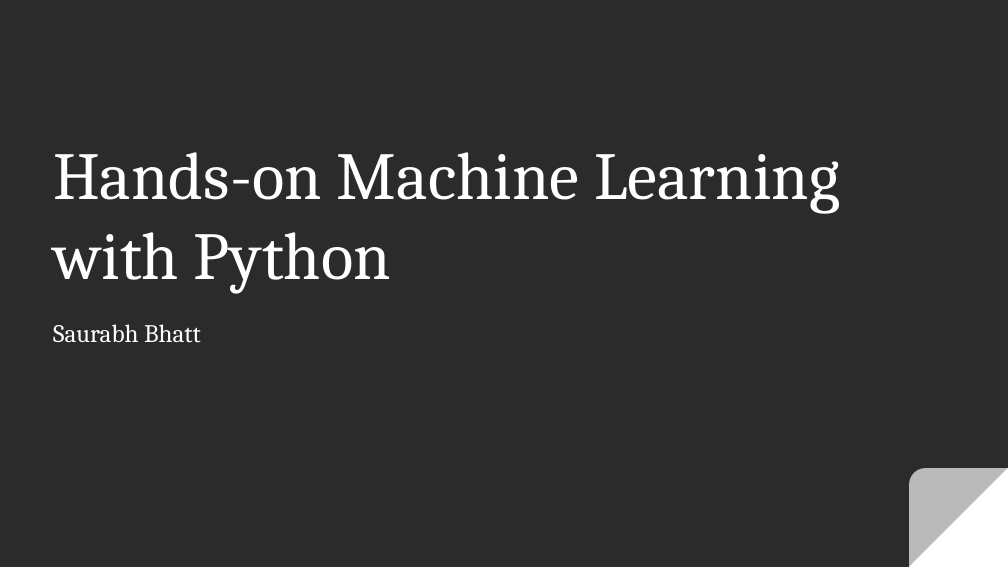
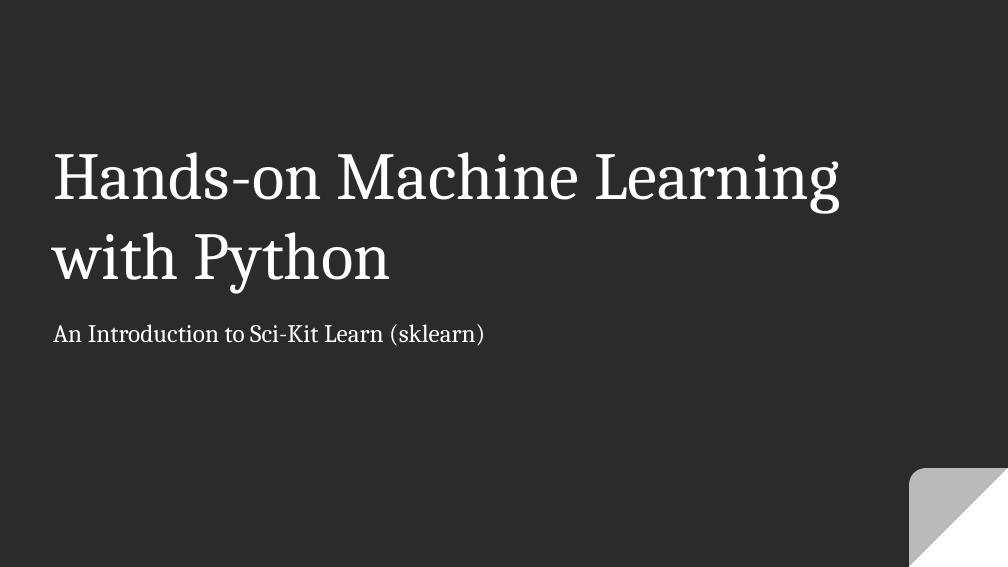
Before and after one commit to saurabhbhatt/DataGiri, a slide deck: slide 1 of Hands-on Machine Learning with Python - Datagiri.pptx. Drawn at 1008x567 pixels with LibreOffice and Linux fonts; fonts in the diff are those of the drawing; background and template pictures are left out; a plain dark background stands for a picture behind light text. Boxes give left, top, right and bottom in pixels: in the first picture for what was removed or moved away, otherwise in the second. Text is boxed around its words. In the diff, an @@ line names an element or a change of style, - is before the commit and + after.

Commit message:
Python Cheatsheets

```diff
--- a/Hands-on Machine Learning with Python - Datagiri.pptx
+++ b/Hands-on Machine Learning with Python - Datagiri.pptx
@@ subtitle at [53,324,485,346]: text changed @@
-Saurabh Bhatt
+An Introduction to Sci-Kit Learn (sklearn)
```
Also in this commit, not shown: 20 other slides changed, 3 slides added, 1 slide removed, 6 other files.
